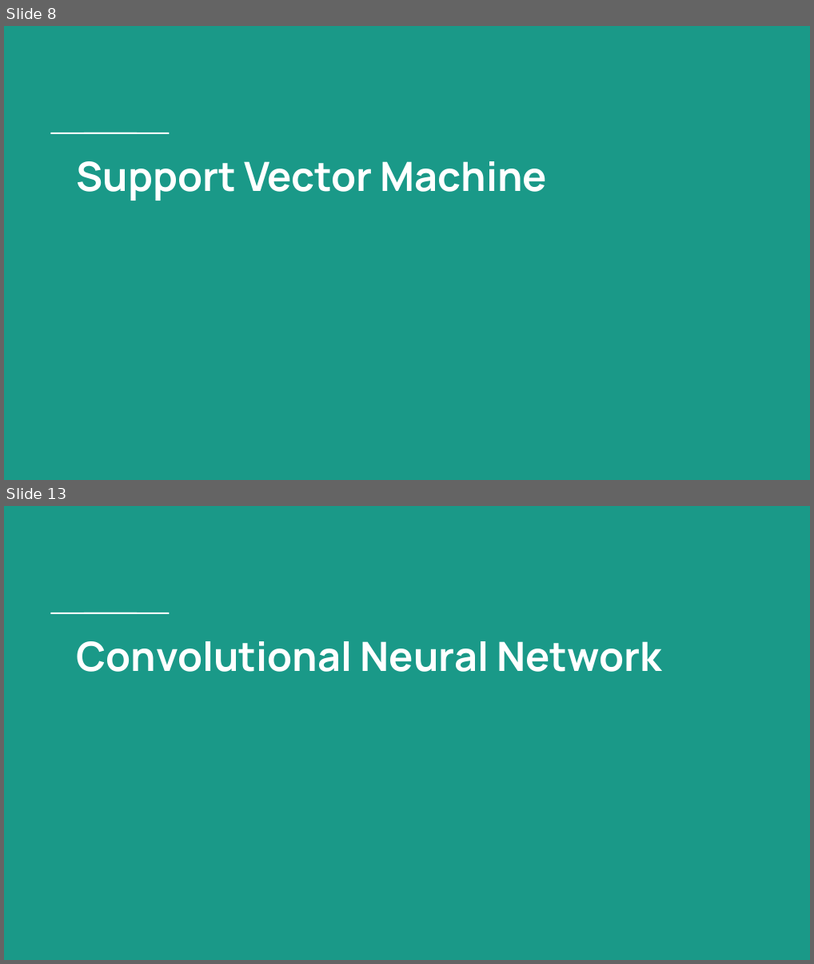
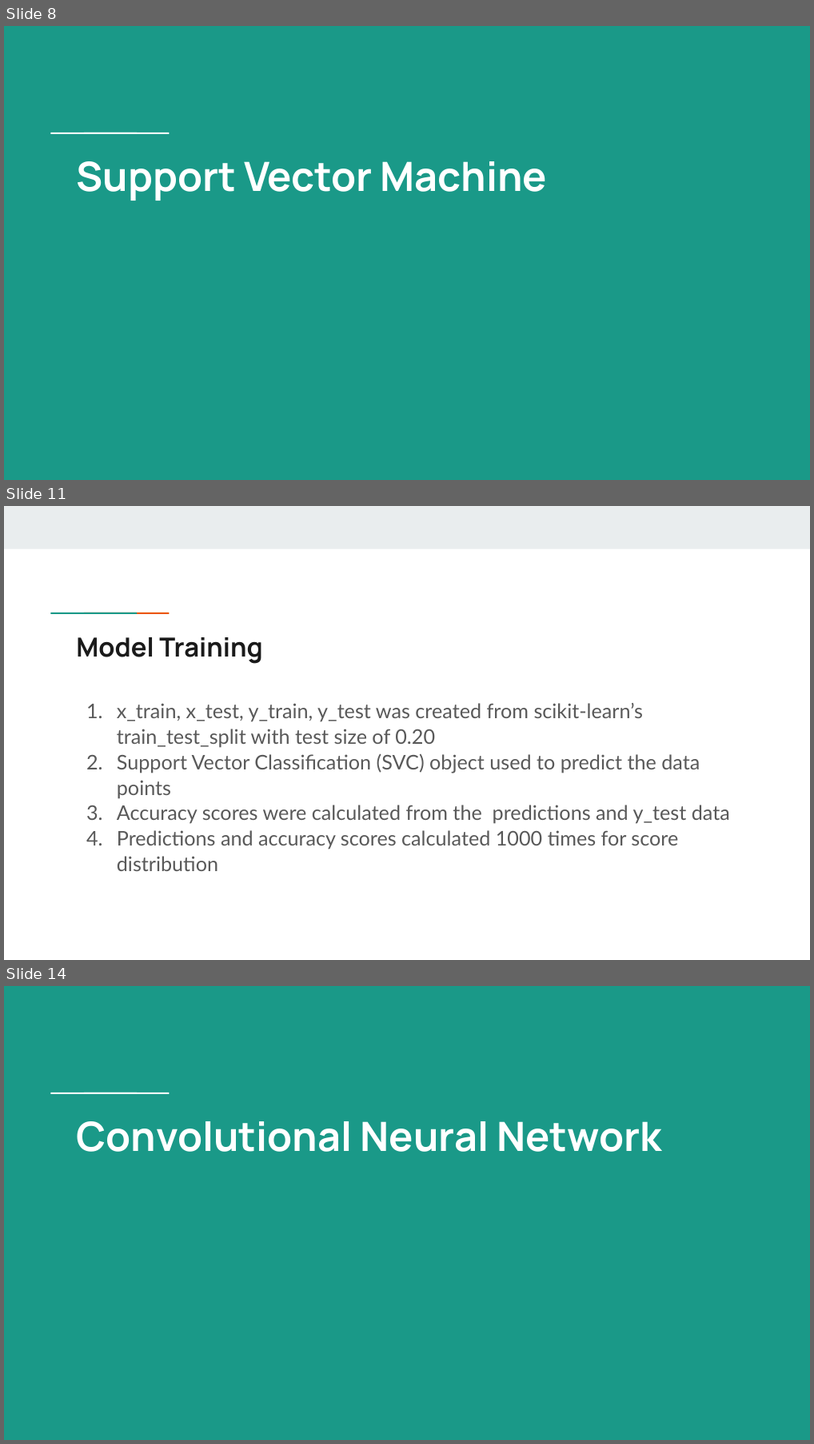
Before and after one commit to lisanvo/aai501-final-project, a slide deck: pptxslides.pptx. Shown one above the other, each under a label of ours: slides 8 and 13 before the commit, slides 8, 11 and 14 after it; the slides between them are not shown. The pictures are 814x964 and 814x1444 pixels, drawn with LibreOffice and Linux fonts; fonts in the diff are those of the drawing. Boxes give left, top, right and bottom in pixels: in the first picture for what was removed or moved away, otherwise in the second. Text is boxed around its words. In the diff, an @@ line names an element or a change of style, - is before the commit and + after.

```diff
--- a/pptxslides.pptx
+++ b/pptxslides.pptx
@@ slide 11 added at box(4, 506, 810, 960), background #FFFFFF @@
@@ rectangle added at box(4, 506, 810, 548), fill #E9EDEE @@
@@ rectangle added at box(78, 611, 110, 615), fill #1A9988 @@
@@ rectangle added at box(110, 611, 142, 615), fill #EB5600 @@
@@ title added at box(76, 637, 262, 664), 23.4 pt, text #1A1A1A, bold @@
+Model Training
@@ text added at box(117, 703, 730, 871), 18 pt, text #595959 @@
+1. x_train, x_test, y_train, y_test was created from scikit-learn’s train_test_split with test size of 0.20
+2. Support Vector Classification (SVC) object used to predict the data points
+3. Accuracy scores were calculated from the predictions and y_test data
+4. Predictions and accuracy scores calculated 1000 times for score distribution
@@ what was slide 13 is now slide 14 @@
```
Also in this commit, not shown: 8 slides changed, 11 other slides added, 4 slides removed.
